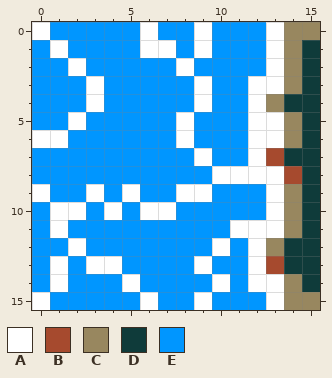
Pixel-art file: ProjectMicro/Assets/Art/Tiles/Water_NSW.aseprite. Above: the version before the commit.
16x16 pixels, 1 frame.
Palette (. is transparent): A #ffffff  B #a64a2e  C #98875f  D #0f3b3a  E #0096ff
Pixels before, first column x 0:
 0 AEEEEEAEEAEEEACC
 1 EAEEEEAAEAEEEACD
 2 EEAEEEEEAEEEEACD
 3 EEEAEEEEEAEEAACD
 4 EEEAEEEEEAEEACDD
 5 EEAEEEEEAEEEAACD
 6 AAEEEEEEAEEEAACD
 7 EEEEEEEEEAEEABDD
 8 EEEEEEEEEEAAAABD
 9 AEEAEAEEAAEEEACD
10 EAAEAEAAEEEEEACD
11 EAEEEEEEEEEAAACD
12 EEAEEEEEEEAEACDD
13 EAEAAEEEEAEEABDD
14 EAEEEAEEEEAEAACD
15 AEEEEEAEEAEEEACC
After the commit:
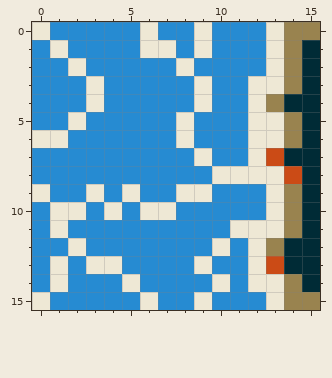
Changes in this commit:
Colour A changes from #ffffff to #eee8d5.
Colour B changes from #a64a2e to #cb4b16.
Colour C changes from #98875f to #99834f.
Colour D changes from #0f3b3a to #002b36.
Colour E changes from #0096ff to #268bd2.
